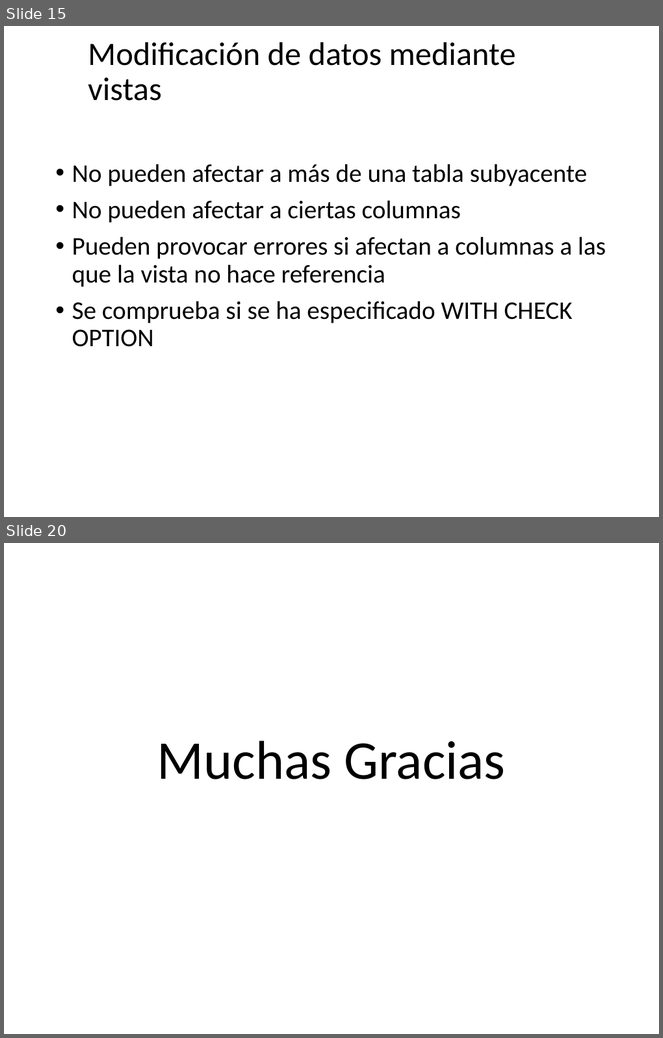
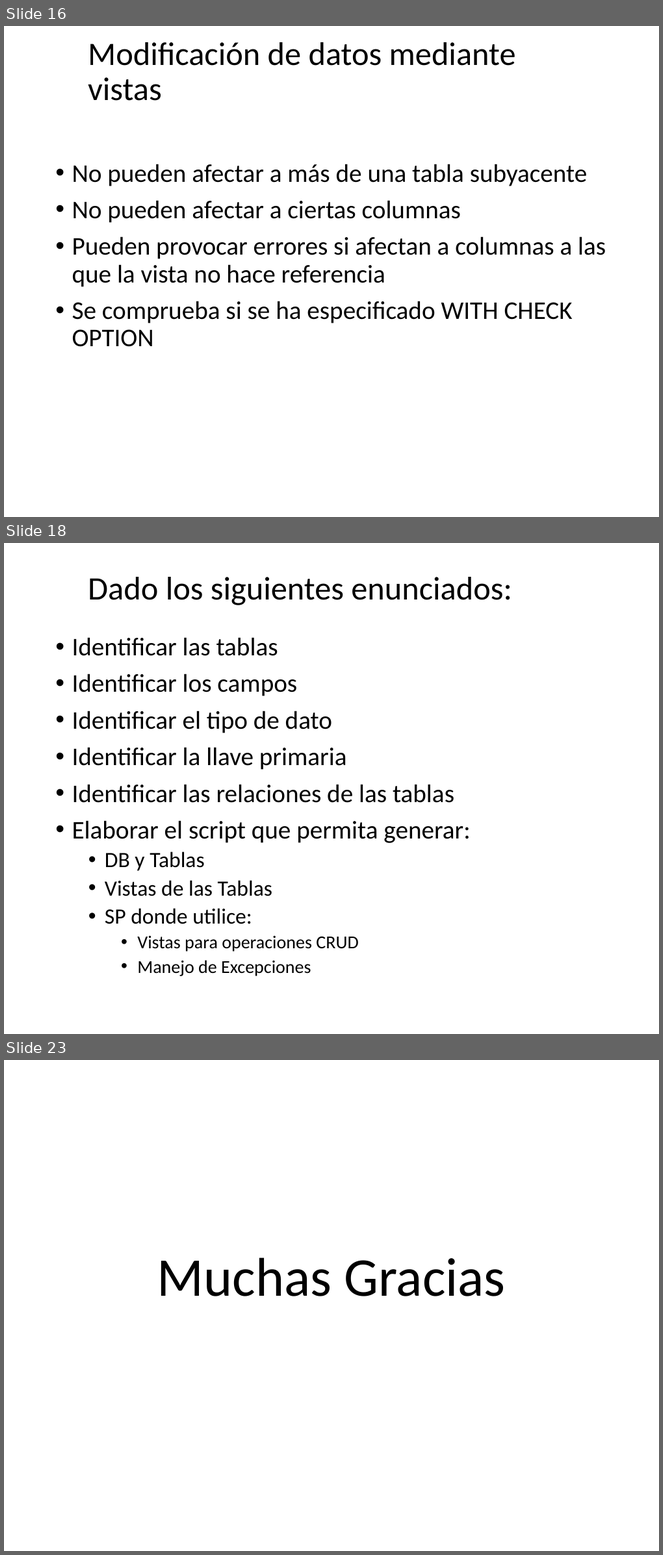
Before and after one commit to debsdaniel/expertodba2021, a slide deck: Presentaciones/Semana 6 - Vistas.pptx. Shown one above the other, each under a label of ours: slides 15 and 20 before the commit, slides 16, 18 and 23 after it; the slides between them are not shown. The pictures are 663x1038 and 663x1555 pixels, drawn with LibreOffice and Linux fonts; fonts in the diff are those of the drawing; background and template pictures are left out. Boxes give left, top, right and bottom in pixels: in the first picture for what was removed or moved away, otherwise in the second. Text is boxed around its words. In the diff, an @@ line names an element or a change of style, - is before the commit and + after.

```diff
--- a/Presentaciones/Semana 6 - Vistas.pptx
+++ b/Presentaciones/Semana 6 - Vistas.pptx
@@ slide 18 added at box(4, 543, 659, 1034), background picture (left out) @@
@@ title added at box(88, 577, 512, 605), 36 pt, text #000000 @@
+Dado los siguientes enunciados:
@@ text added at box(72, 637, 470, 977), 28 pt, text #000000 @@
+• Identificar las tablas
+• Identificar los campos
+• Identificar el tipo de dato
+• Identificar la llave primaria
+• Identificar las relaciones de las tablas
+• Elaborar el script que permita generar:
+  • DB y Tablas
+  • Vistas de las Tablas
+  • SP donde utilice:
+    • Vistas para operaciones CRUD
+    • Manejo de Excepciones
@@ what was slide 15 is now slide 16 @@
@@ what was slide 20 is now slide 23 @@
```
Also in this commit, not shown: 1 slide changed, 7 other slides added, 5 slides removed.
